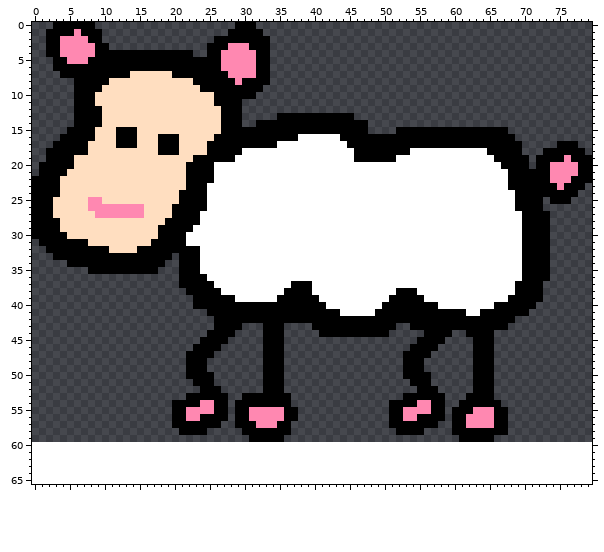
Sprite sheet, stored at img/sheep1-1.png. Above: the version before the commit.
The file is 80x60 pixels. Shown: x 0..79, y 0..65. The old version is drawn lined up with the new one, on the new canvas.
The result:
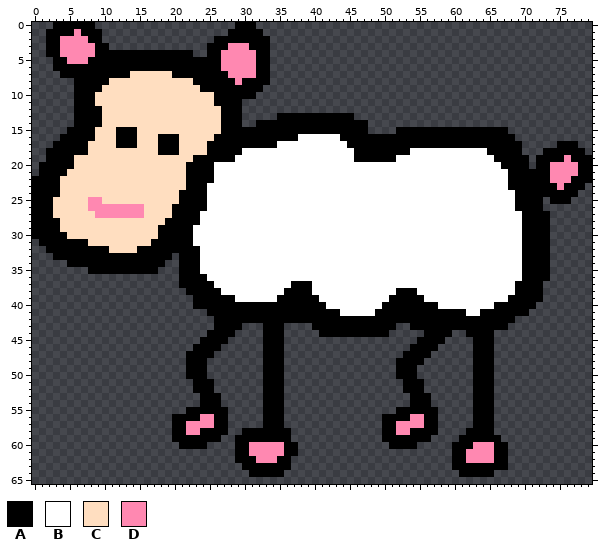
Palette (. is transparent): A #000000  B #ffffff  C #ffdec0  D #ff88b1
Change:
canvas 80x60 -> 80x90
Changed rows in their new state; - is an unchanged pixel.
first column x 22:
30 A
31 A
first column x 20:
48 --------------------------------A---------------
49 --------------------------------A--.------------
50 -----.--------------------------A--..-----------
51 ---------------------------------A--.-----------
52 ---A--.--------------------------AA-..----------
53 --..---.--...---.----------------.---..---.-----
54 ....AA-.-....---.--------------...-AA..--..---.-
55 ..AAAA---....AAA..-------------.-AAAA-.-...AAA..
56 --AADD---....AAA..------------A--A-D--.-...AAA..
57 --DDDD-A-....AA-.-------------A-DDDD----...AAA..
58 A-DD-AAA----------------------AADD--AA--..----..
59 AAAAAAA--AA-----A-------------AAAAAAA---------A-
60 -AAAA----AADDDDDAA-------------AAAA-----AAADDDAA
61 ---------AADDDDDAA----------------------AADDDDAA
62 ---------AAADDDAA-----------------------AADDDDAA
63 ----------AAAAAAA-----------------------AAAAAAAA
64 -----------AAAAA-------------------------AAAAA--
Pixel boxes of the changes (left, top, right, bottom) in both pictures:
changed: (186, 232, 193, 246)
changed: (382, 358, 508, 477)
changed: (172, 372, 298, 477)
